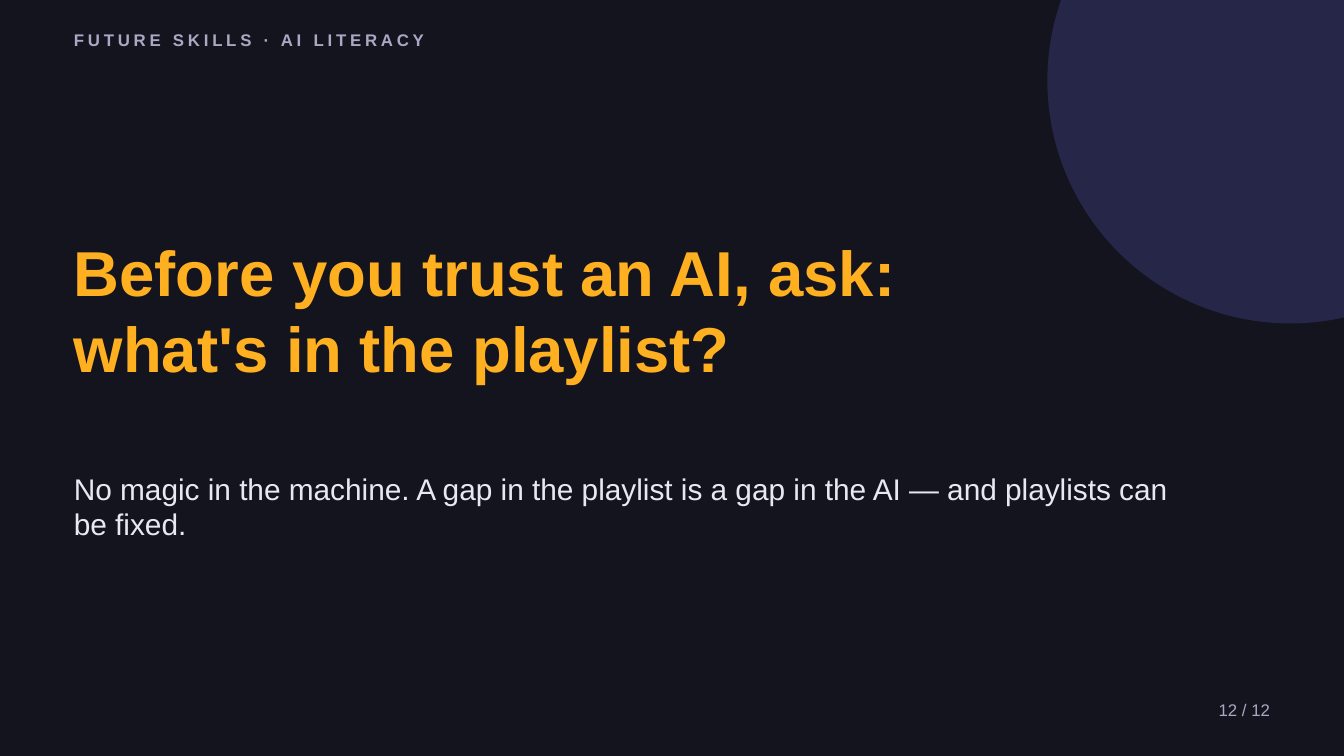
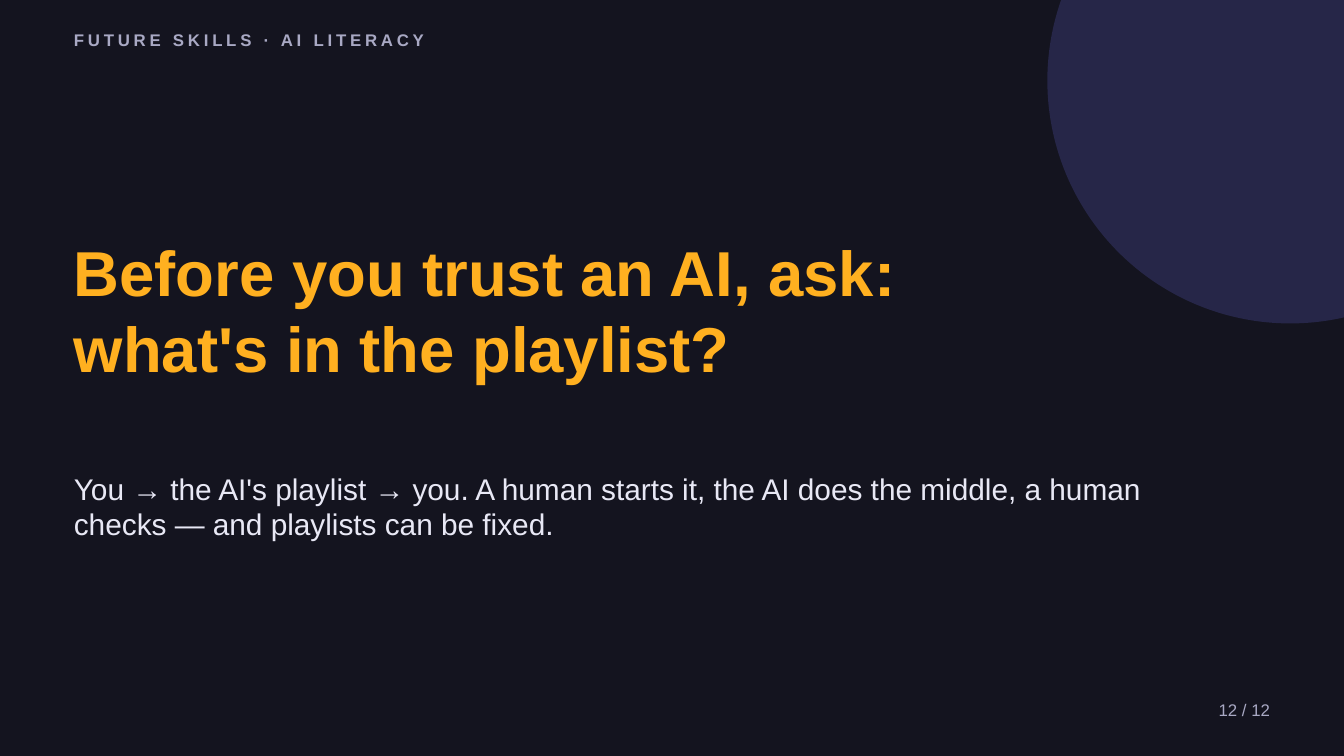
Before and after one commit to phiunit/tptphi, a slide deck: slide 12 of products/ai-training-data-crate/dist/What's in the Playlist - Slides.pptx. Drawn at 1344x756 pixels with LibreOffice and Linux fonts; fonts in the diff are those of the drawing. Boxes give left, top, right and bottom in pixels: in the first picture for what was removed or moved away, otherwise in the second. Text is boxed around its words. In the diff, an @@ line names an element or a change of style, - is before the commit and + after.

```diff
--- a/products/ai-training-data-crate/dist/What's in the Playlist - Slides.pptx
+++ b/products/ai-training-data-crate/dist/What's in the Playlist - Slides.pptx
@@ text at [74,478,1140,541]: text changed @@
-No magic in the machine. A gap in the playlist is a gap in the AI — and playlists can be fixed.
+You → the AI's playlist → you. A human starts it, the AI does the middle, a human checks — and playlists can be fixed.
```
Also in this commit, not shown: 9 other slides changed, 32 other files.
